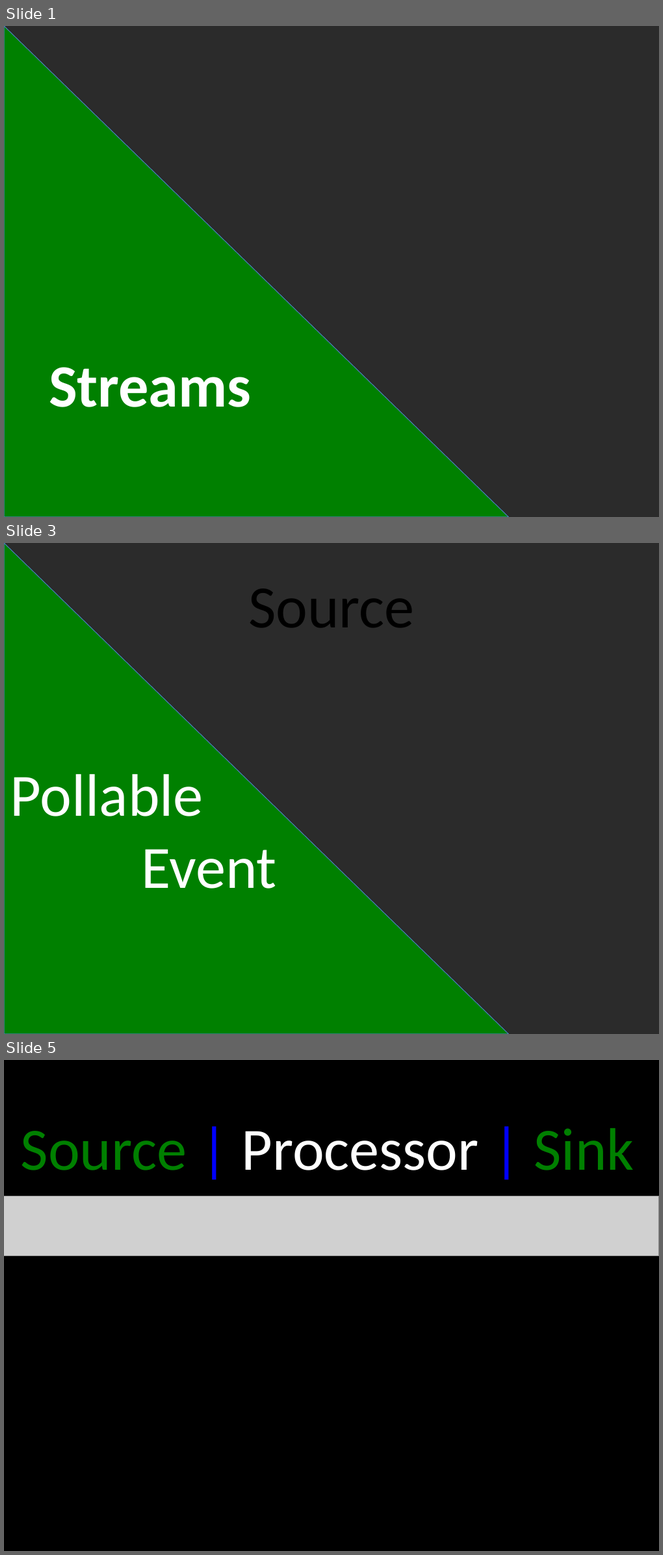
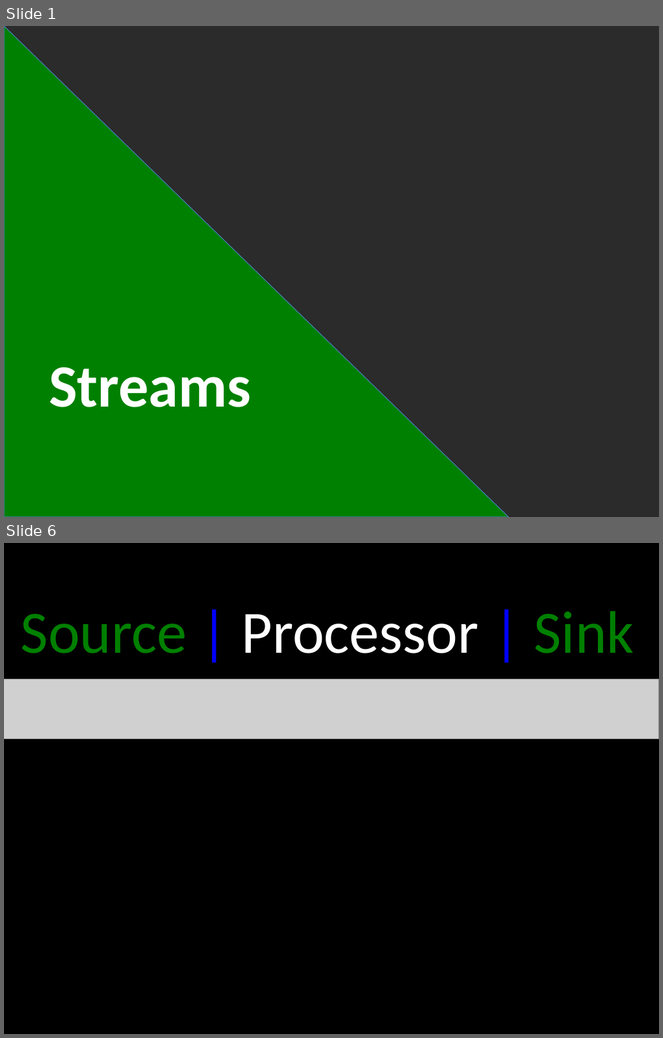
Before and after one commit to cppwfs/DNDataflow, a slide deck: presentations/DNdataflowStreams.pptx. Shown one above the other, each under a label of ours: slides 1, 3 and 5 before the commit, slides 1 and 6 after it; the slides between them are not shown. The pictures are 663x1555 and 663x1038 pixels, drawn with LibreOffice and Linux fonts; fonts in the diff are those of the drawing; grey boxes stand for pictures; background and template pictures are left out; a plain dark background stands for a picture behind light text. Boxes give left, top, right and bottom in pixels: in the first picture for what was removed or moved away, otherwise in the second. Text is boxed around its words. In the diff, an @@ line names an element or a change of style, - is before the commit and + after.

```diff
--- a/presentations/DNdataflowStreams.pptx
+++ b/presentations/DNdataflowStreams.pptx
@@ slide 3 removed at [4, 543, 659, 1034], background picture (left out) @@
@@ right triangle removed at [4, 543, 508, 1034] @@
@@ title removed at [248, 589, 414, 627] @@
-Source
@@ text removed at [10, 774, 277, 889] @@
-Pollable
-Event
@@ what was slide 5 is now slide 6 @@
```
Also in this commit, not shown: 1 slide changed, 7 slides added, 4 other slides removed.
